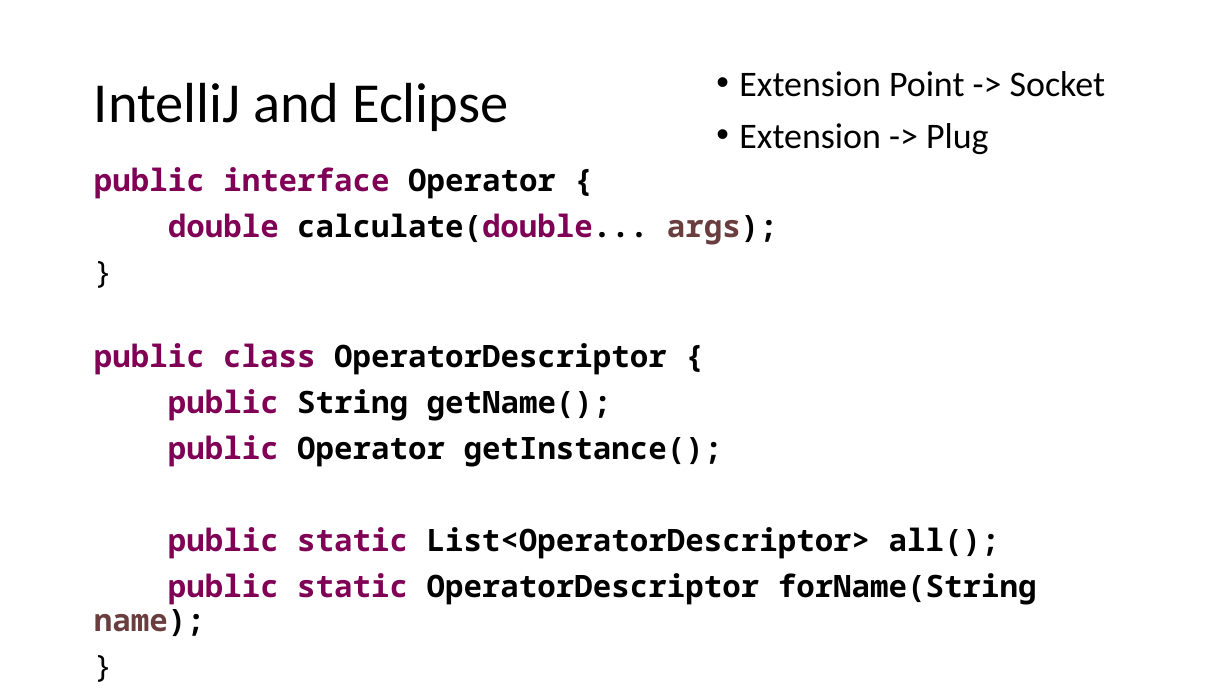
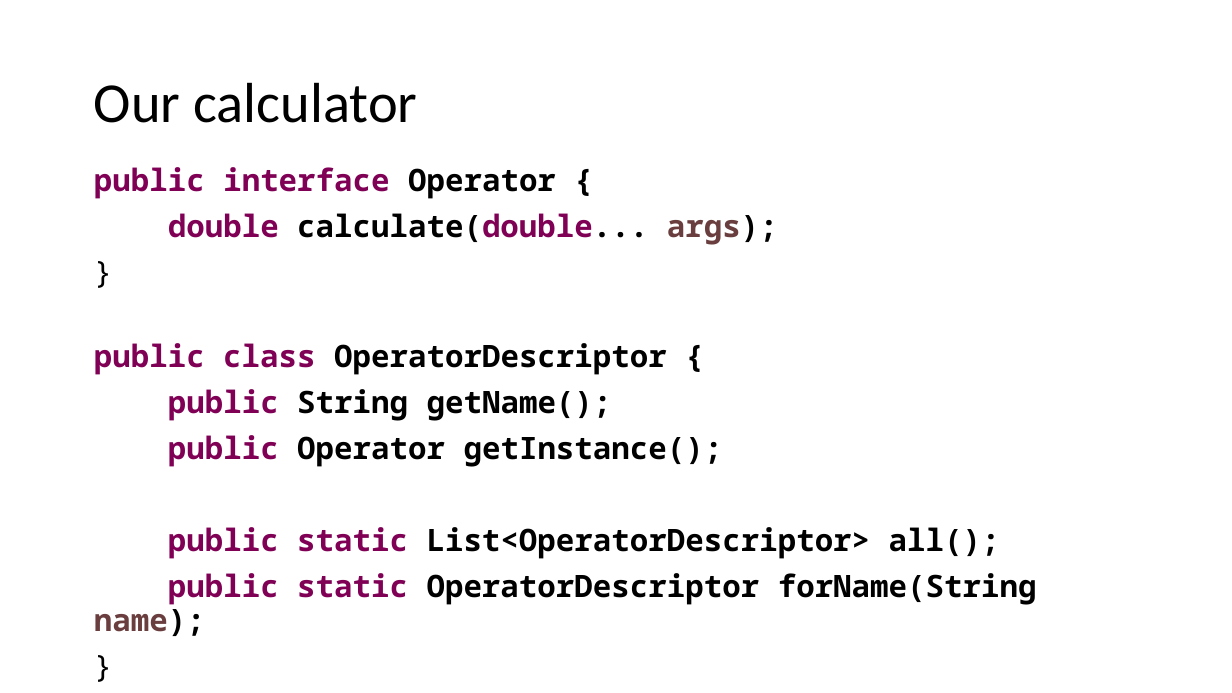
Before and after one commit to diffplug/sockets-and-plugs, a slide deck: slide 3 of Sockets and Plugs.pptx (slide 9 before the commit). Drawn at 1232x693 pixels with LibreOffice and Linux fonts; fonts in the diff are those of the drawing. Boxes give left, top, right and bottom in pixels: in the first picture for what was removed or moved away, otherwise in the second. Text is boxed around its words. In the diff, an @@ line names an element or a change of style, - is before the commit and + after.

```diff
--- a/Sockets and Plugs.pptx
+++ b/Sockets and Plugs.pptx
@@ title at [94, 82, 417, 123]: text changed @@
-IntelliJ and Eclipse
+Our calculator
@@ text removed at [739, 71, 1105, 154] @@
-• Extension Point -> Socket
-• Extension -> Plug
```
Also in this commit, not shown: 10 other slides changed, 9 slides added, 5 slides removed.
